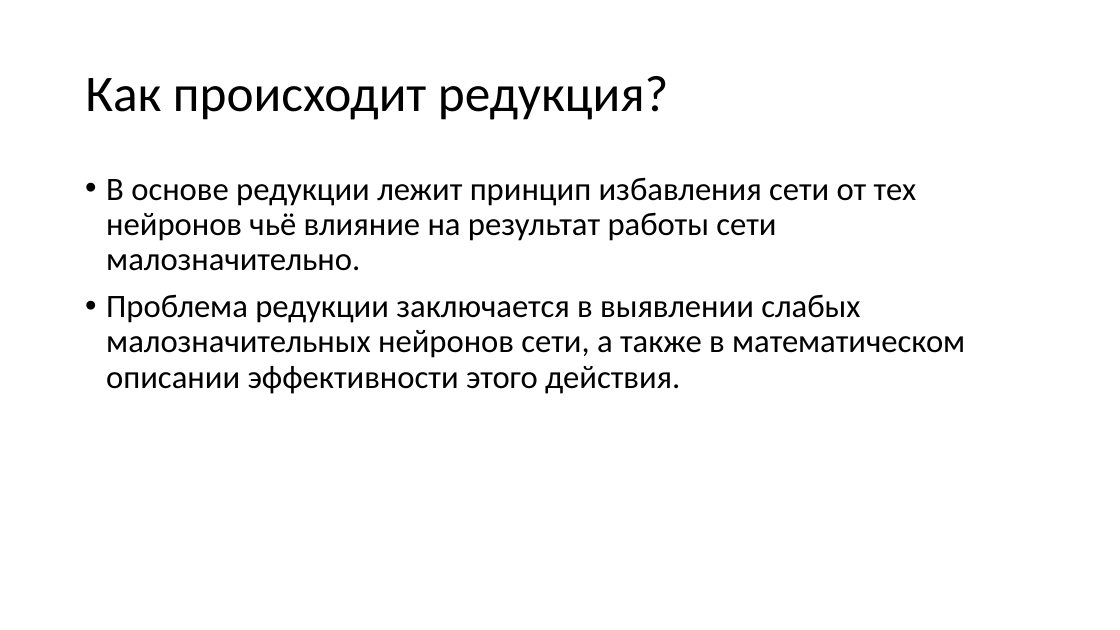
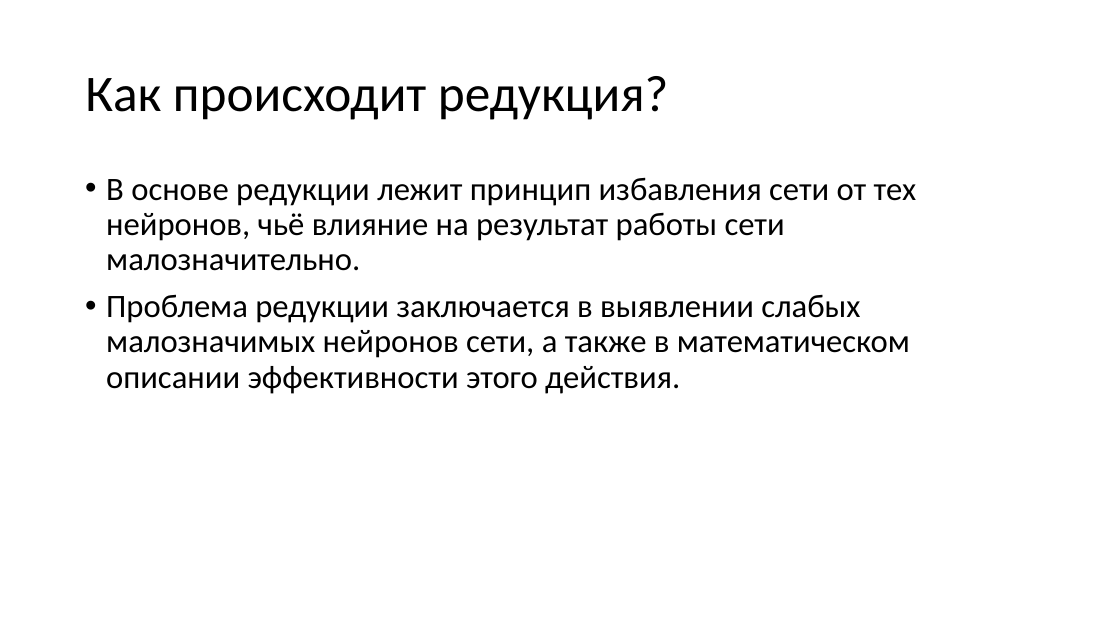
Before and after one commit to sven4500/masters-diploma, a slide deck: slide 6 of Презентация/Пезентация.ppt. Drawn at 1120x630 pixels with LibreOffice and Linux fonts; fonts in the diff are those of the drawing. Boxes give left, top, right and bottom in pixels: in the first picture for what was removed or moved away, otherwise in the second. Text is boxed around its words. In the diff, an @@ line names an element or a change of style, - is before the commit and + after.

```diff
--- a/Презентация/Пезентация.ppt
+++ b/Презентация/Пезентация.ppt
@@ text at bbox=[106, 177, 917, 394]: text changed @@
-• В основе редукции лежит принцип избавления сети от тех нейронов чьё влияние на результат работы сети малозначительно.
-• Проблема редукции заключается в выявлении слабых малозначительных нейронов сети, а также в математическом описании эффективности этого действия.
+• В основе редукции лежит принцип избавления сети от тех нейронов, чьё влияние на результат работы сети малозначительно.
+• Проблема редукции заключается в выявлении слабых малозначимых нейронов сети, а также в математическом описании эффективности этого действия.
```
Also in this commit, not shown: 8 other slides changed, 2 slides added, 1 slide removed.
